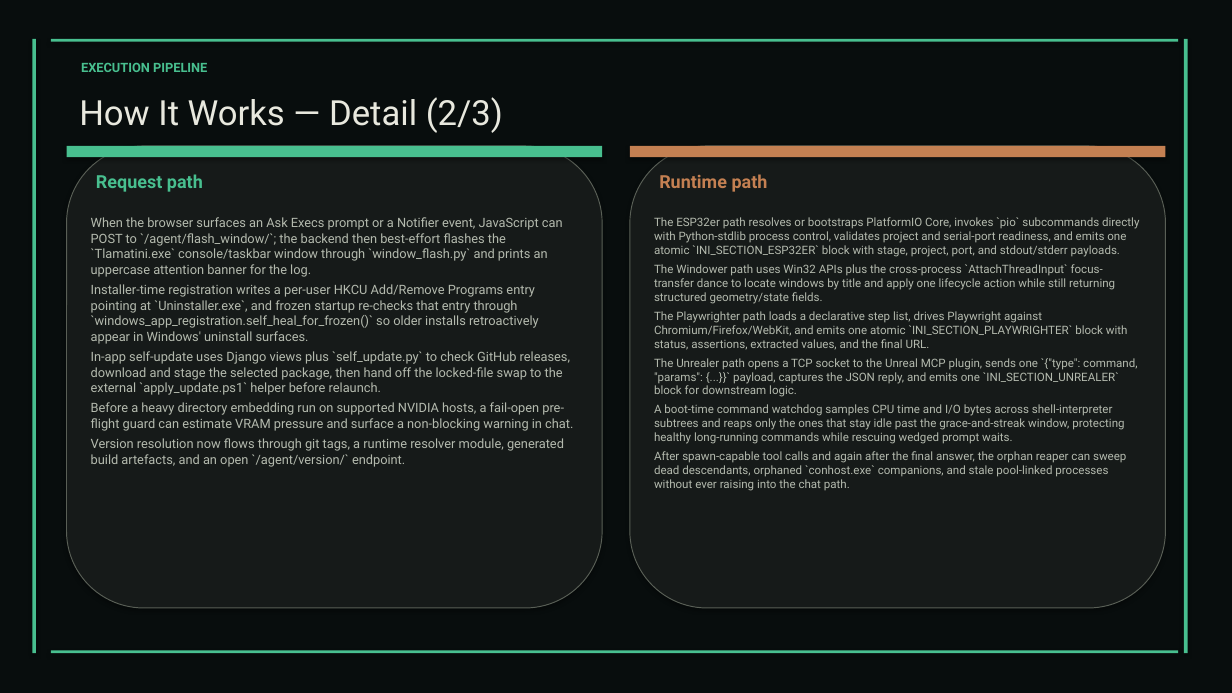
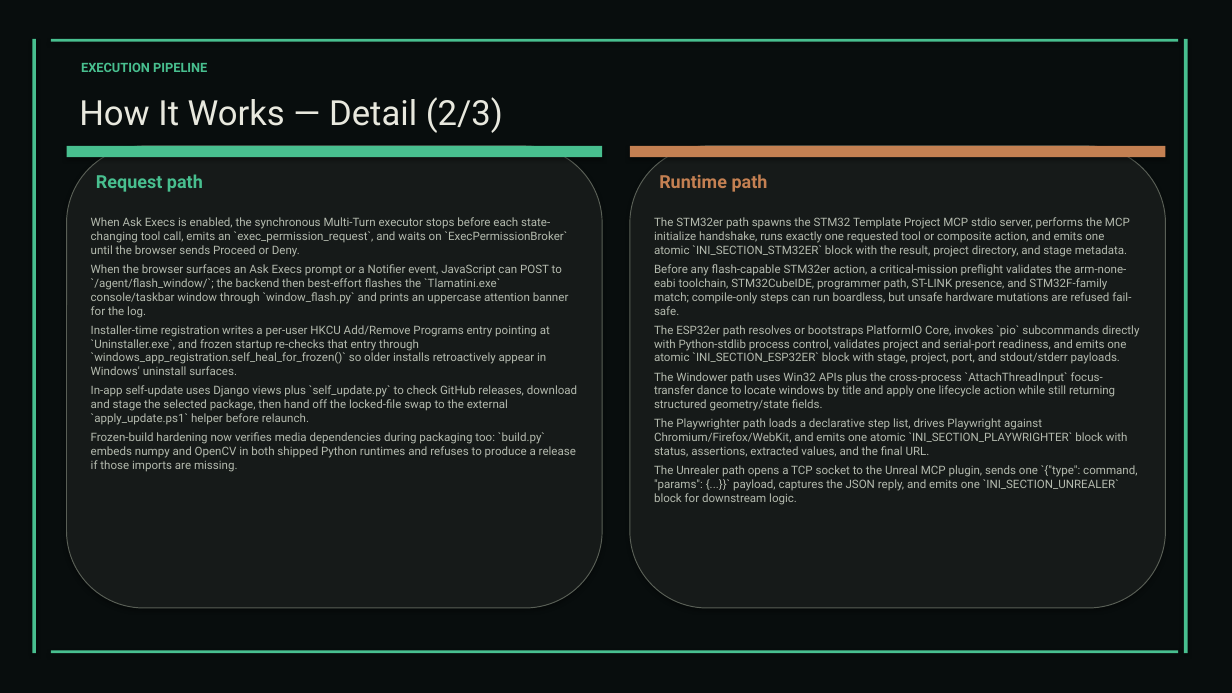
Before and after one commit to XAIHT/Tlamatini, a slide deck: slide 9 of Tlamatini_eXtended_Artificial_Intelligence_Humanly_Tempered.pptx. Drawn at 1232x693 pixels with LibreOffice and Linux fonts; fonts in the diff are those of the drawing. Boxes give left, top, right and bottom in pixels: in the first picture for what was removed or moved away, otherwise in the second. Text is boxed around its words. In the diff, an @@ line names an element or a change of style, - is before the commit and + after.

Commit message:
Update of documentation md and visual, by Tlamatini's-AutoBot.

```diff
--- a/Tlamatini_eXtended_Artificial_Intelligence_Humanly_Tempered.pptx
+++ b/Tlamatini_eXtended_Artificial_Intelligence_Humanly_Tempered.pptx
@@ text at box(91, 217, 568, 257): paragraph added @@
+When Ask Execs is enabled, the synchronous Multi-Turn executor stops before each state-changing tool call, emits an `exec_permission_request`, and waits on `ExecPermissionBroker` until the browser sends Proceed or Deny.
@@ text at box(654, 217, 1131, 315): paragraphs added @@
+The STM32er path spawns the STM32 Template Project MCP stdio server, performs the MCP initialize handshake, runs exactly one requested tool or composite action, and emits one atomic `INI_SECTION_STM32ER` block with the result, project directory, and stage metadata.
+Before any flash-capable STM32er action, a critical-mission preflight validates the arm-none-eabi toolchain, STM32CubeIDE, programmer path, ST-LINK presence, and STM32F-family match; compile-only steps can run boardless, but unsafe hardware mutations are refused fail-safe.
@@ text at box(91, 264, 577, 425): size 10 to 9 pt in "When the browser surfaces an Ask Execs ...", "Installer-time registration writes a per-user HKCU Add/Remov ...", "In-app self-update uses Django views plus `self_update.py` ..." @@
@@ text at box(654, 404, 1126, 491): paragraphs removed @@
-A boot-time command watchdog samples CPU time and I/O bytes across shell-interpreter subtrees and reaps only the ones that stay idle past the grace-and-streak window, protecting healthy long-running commands while rescuing wedged prompt waits.
-After spawn-capable tool calls and again after the final answer, the orphan reaper can sweep dead descendants, orphaned `conhost.exe` companions, and stale pool-linked processes without ever raising into the chat path.
@@ text at box(91, 432, 576, 472): text changed; size 10 to 9 pt @@
-Before a heavy directory embedding run on supported NVIDIA hosts, a fail-open pre-flight guard can estimate VRAM pressure and surface a non-blocking warning in chat.
-Version resolution now flows through git tags, a runtime resolver module, generated build artefacts, and an open `/agent/version/` endpoint.
+Frozen-build hardening now verifies media dependencies during packaging too: `build.py` embeds numpy and OpenCV in both shipped Python runtimes and refuses to produce a release if those imports are missing.
```
Also in this commit, not shown: 60 other slides changed, 3 slides added, 6 other files.
